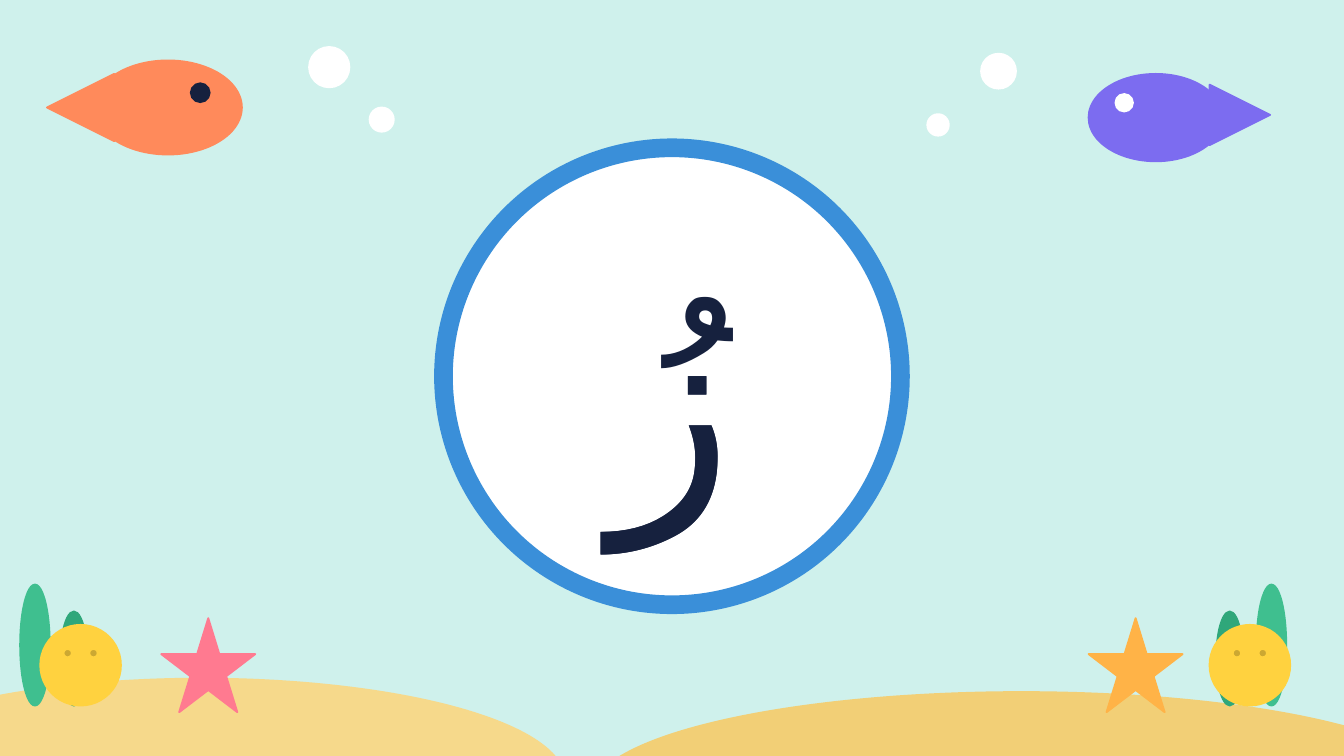
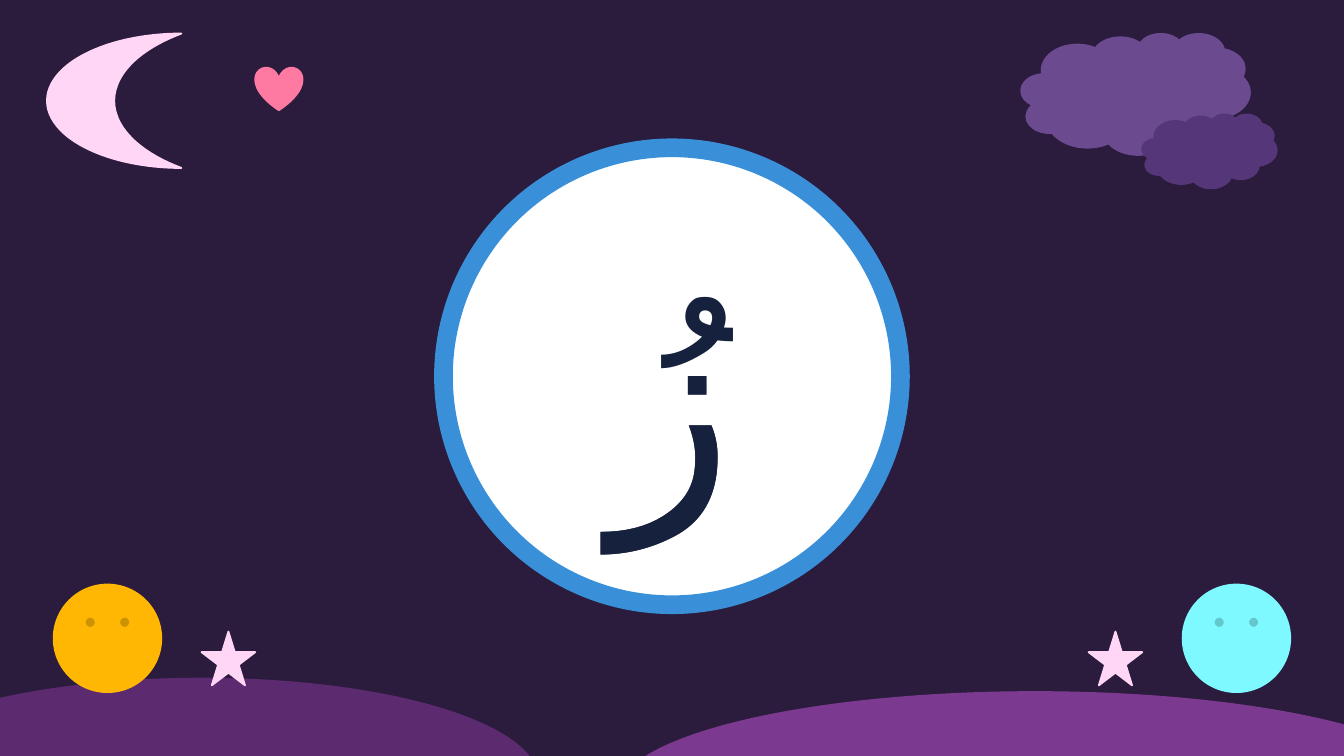
Before and after one commit to Sawaf11/-, a slide deck: slide 23 of all-letters-dammah/06-ra-zay.pptx (slide 9 before the commit). Drawn at 1344x756 pixels with LibreOffice and Linux fonts; fonts in the diff are those of the drawing. Boxes give left, top, right and bottom in pixels: in the first picture for what was removed or moved away, otherwise in the second. Text is boxed around its words. In the diff, an @@ line names an element or a change of style, - is before the commit and + after.

```diff
--- a/all-letters-dammah/06-ra-zay.pptx
+++ b/all-letters-dammah/06-ra-zay.pptx
@@ background #CFF1EC to #2B1B3D @@
@@ moon added at box(47, 34, 181, 168), fill #FFD6F6, outline #FFD6F6 1 pt @@
@@ ellipse removed at box(309, 47, 349, 87) @@
@@ ellipse removed at box(981, 54, 1016, 89) @@
@@ cloud added at box(1021, 34, 1250, 155), fill #6B4A8F, outline #6B4A8F 1 pt @@
@@ triangle removed at box(47, 74, 114, 141) @@
@@ ellipse removed at box(94, 60, 242, 155) @@
@@ ellipse removed at box(191, 83, 210, 102) @@
@@ heart added at box(255, 67, 302, 110), fill #FF7AA2, outline #FF7AA2 1 pt @@
@@ ellipse removed at box(1089, 74, 1223, 161) @@
@@ triangle removed at box(1210, 85, 1270, 145) @@
@@ ellipse removed at box(370, 108, 394, 132) @@
@@ ellipse removed at box(927, 114, 949, 136) @@
@@ ellipse removed at box(1116, 94, 1133, 112) @@
@@ cloud added at box(1142, 114, 1277, 188), fill #553678, outline #553678 1 pt @@
@@ ellipse removed at box(20, 585, 50, 706) @@
@@ smiley face: place and size @@
-smiley face at box(40, 625, 121, 706)
+smiley face at box(54, 585, 161, 692)
@@ smiley face at box(54, 585, 161, 692): fill #FFD23F to #FFB703; outline #FFD23F 1 pt to #FFB703 1 pt @@
@@ smiley face: place and size @@
-smiley face at box(1210, 625, 1290, 706)
+smiley face at box(1183, 585, 1290, 692)
@@ smiley face at box(1183, 585, 1290, 692): fill #FFD23F to #7DF9FF; outline #FFD23F 1 pt to #7DF9FF 1 pt @@
@@ ellipse removed at box(1257, 585, 1286, 706) @@
@@ ellipse removed at box(60, 612, 87, 706) @@
@@ ellipse removed at box(1216, 612, 1243, 706) @@
@@ star: place and size @@
-star at box(161, 618, 255, 712)
+star at box(202, 632, 255, 685)
@@ star at box(202, 632, 255, 685): fill #FF7A90 to #FFD6F6; outline #FF7A90 1 pt to #FFD6F6 1 pt @@
@@ star: place and size @@
-star at box(1089, 618, 1183, 712)
+star at box(1089, 632, 1142, 685)
@@ star at box(1089, 632, 1142, 685): fill #FFB347 to #FFD6F6; outline #FFB347 1 pt to #FFD6F6 1 pt @@
@@ ellipse: place and size @@
-ellipse at box(0, 679, 564, 756)
+ellipse at box(0, 679, 538, 756)
@@ ellipse at box(0, 679, 538, 756): fill #F6D98B to #5C2A6F; outline #F6D98B 1 pt to #5C2A6F 1 pt @@
@@ ellipse: place and size @@
-ellipse at box(591, 692, 1344, 756)
+ellipse at box(618, 692, 1344, 756)
@@ ellipse at box(618, 692, 1344, 756): fill #F2CF76 to #7B3A8F; outline #F2CF76 1 pt to #7B3A8F 1 pt @@
```
Also in this commit, not shown: 29 other slides changed, 14 slides added, 17 other files.
